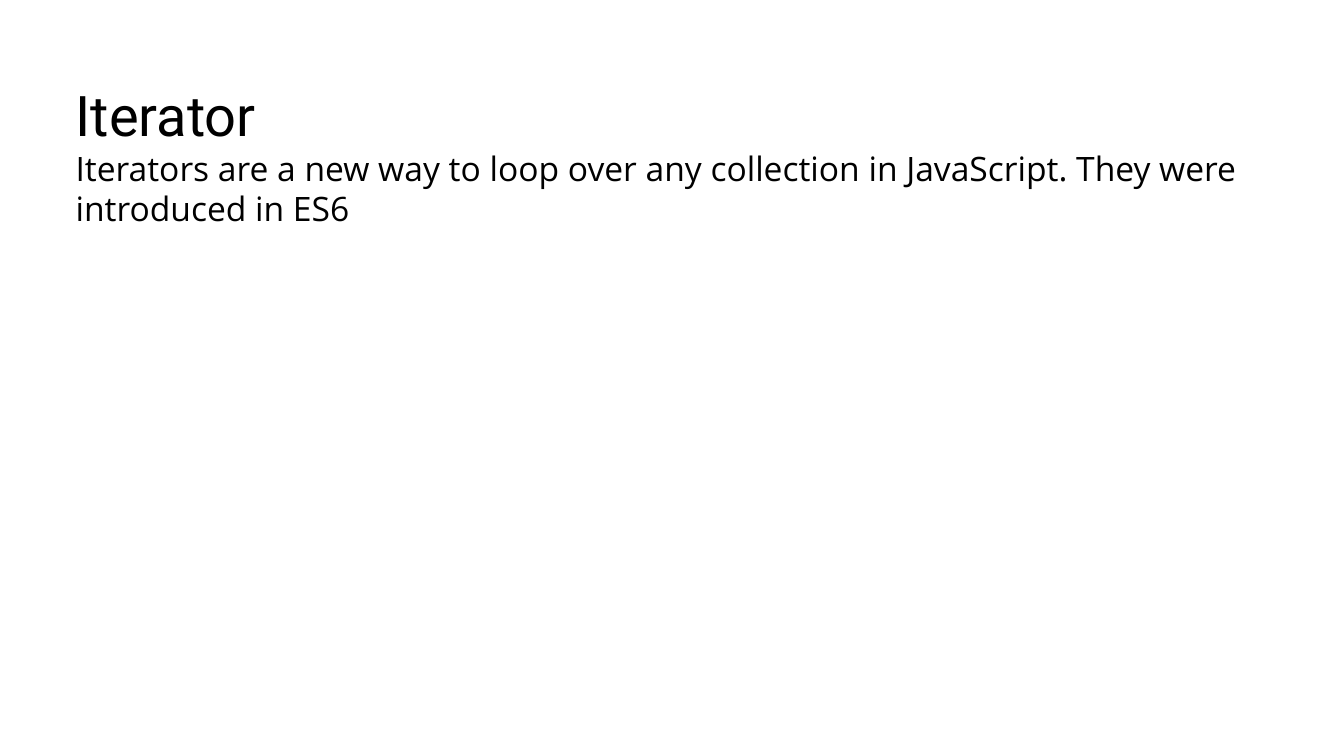
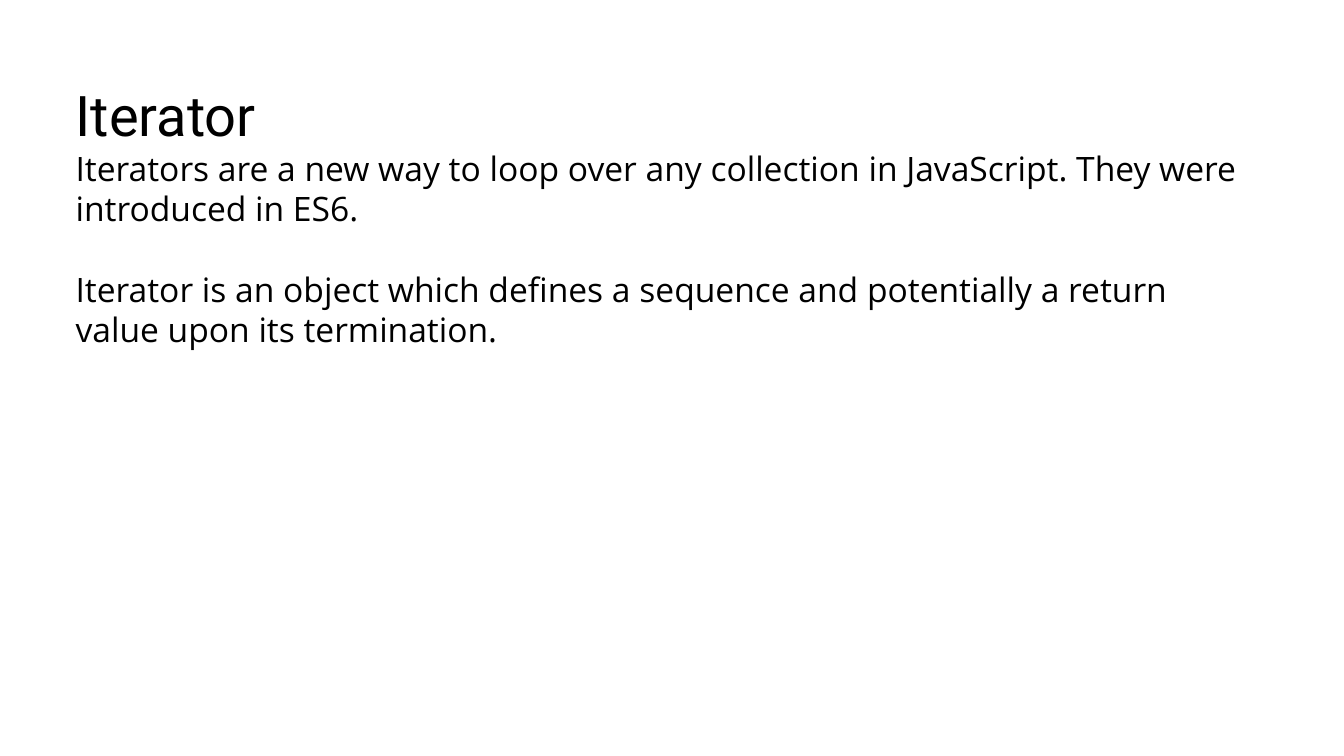
Before and after one commit to RostyslavSynenko/Lv-469.NodeJS, a slide deck: slide 19 of presentations/Built-in Collections.pptx. Drawn at 1344x756 pixels with LibreOffice and Linux fonts; fonts in the diff are those of the drawing; background and template pictures are left out. Boxes give left, top, right and bottom in pixels: in the first picture for what was removed or moved away, otherwise in the second. Text is boxed around its words. In the diff, an @@ line names an element or a change of style, - is before the commit and + after.

```diff
--- a/presentations/Built-in Collections.pptx
+++ b/presentations/Built-in Collections.pptx
@@ title at [76,96,1236,350]: text changed @@
-Iterator
-Iterators are a new way to loop over any collection in JavaScript. They were introduced in ES6
+Iterator
+Iterators are a new way to loop over any collection in JavaScript. They were introduced in ES6.
+Іterator is an object which defines a sequence and potentially a return value upon its termination.
```
Also in this commit, not shown: 3 other slides changed, 14 slides added, 1 slide removed.
